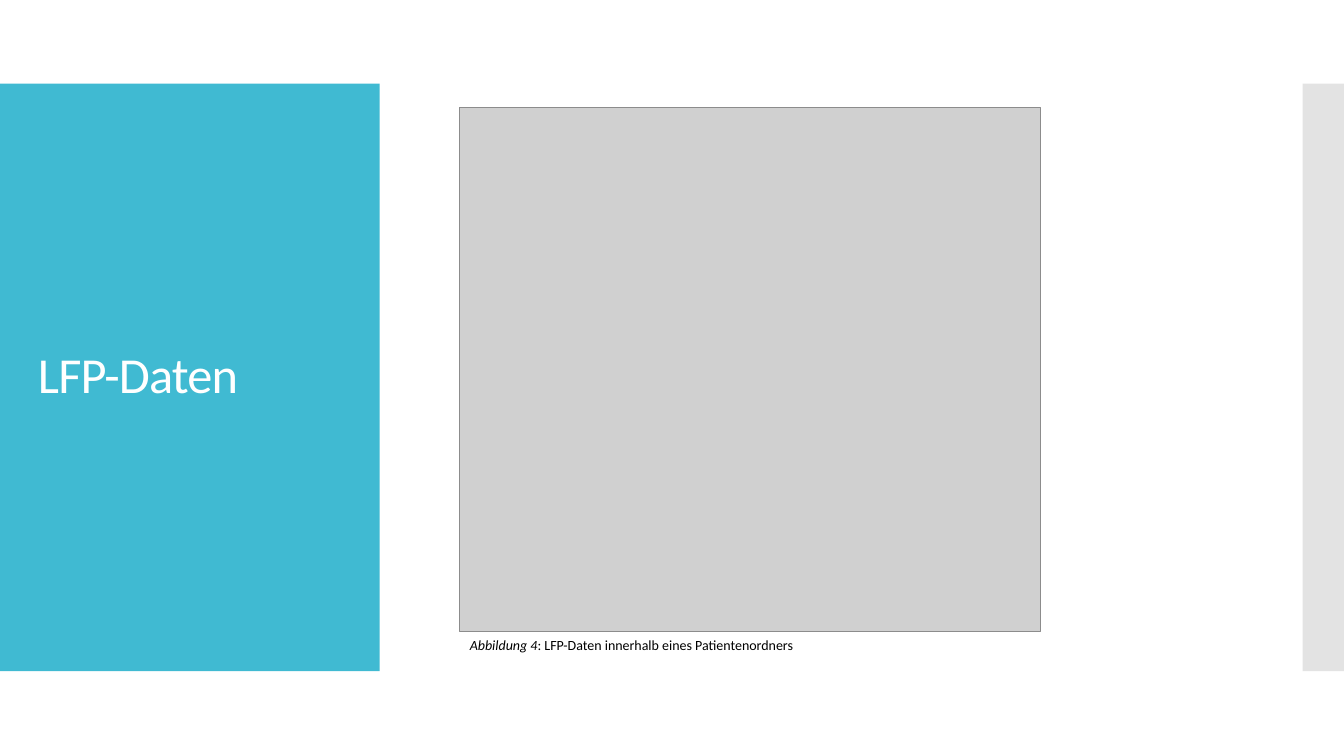
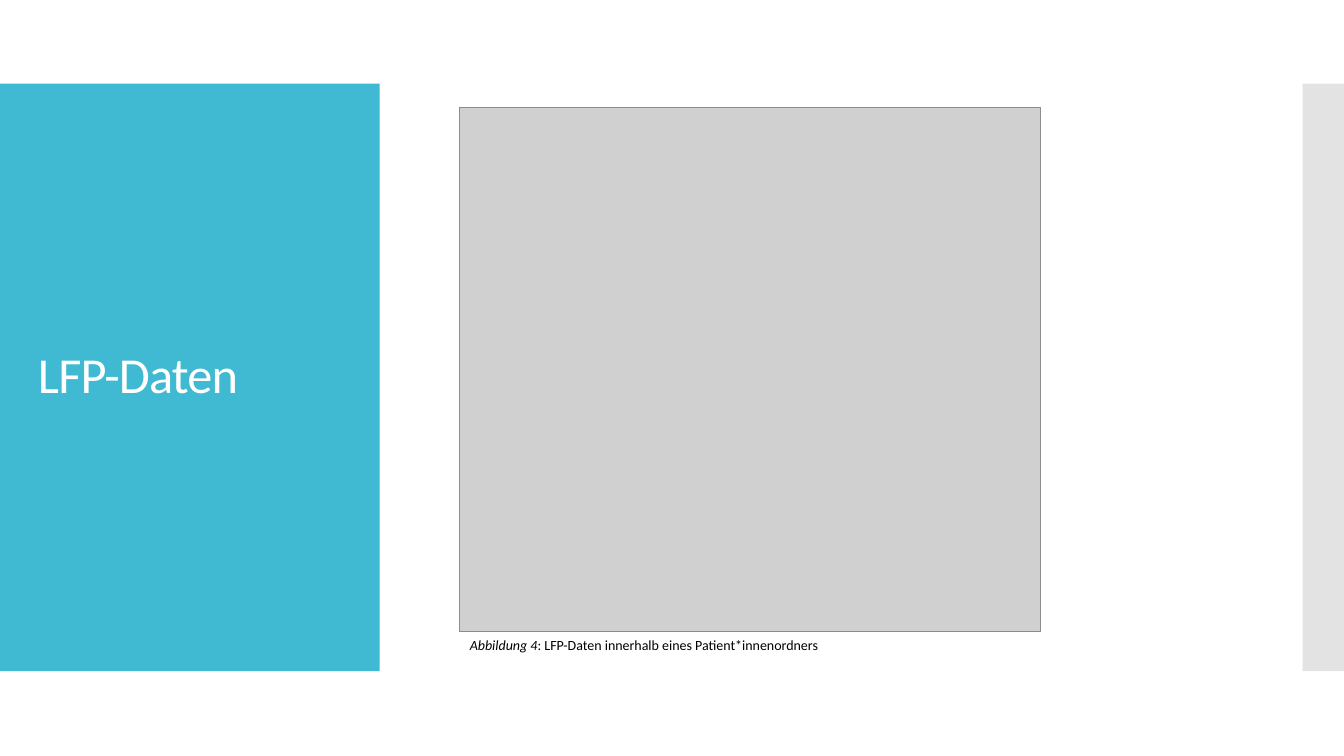
Before and after one commit to christianneumannCAU/Master-CAU, a slide deck: slide 12 of 03_Exposé/Exposé Vortrag.pptx. Drawn at 1344x756 pixels with LibreOffice and Linux fonts; fonts in the diff are those of the drawing; grey boxes stand for pictures. Boxes give left, top, right and bottom in pixels: in the first picture for what was removed or moved away, otherwise in the second. Text is boxed around its words. In the diff, an @@ line names an element or a change of style, - is before the commit and + after.

```diff
--- a/03_Exposé/Exposé Vortrag.pptx
+++ b/03_Exposé/Exposé Vortrag.pptx
@@ text at (470,640,818,653): text changed @@
-Abbildung 4: LFP-Daten innerhalb eines Patientenordners
+Abbildung 4: LFP-Daten innerhalb eines Patient*innenordners
```
Also in this commit, not shown: 2 other slides changed, 1 other file.
